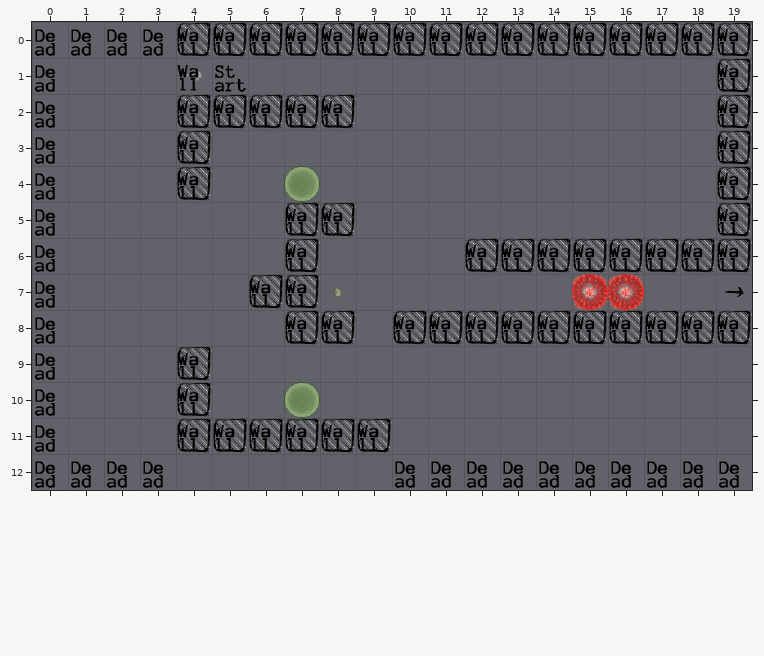
One commit to this Tiled map: level13.tmx. This is how it looked before the edit.
Cells are 48x48 px. Shown: x 0..19, y 0..12.
Now the later version:
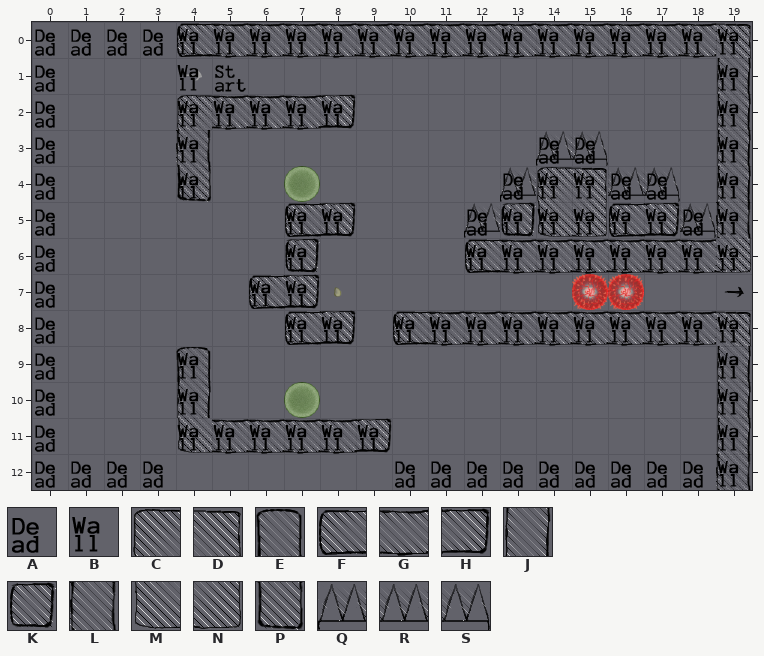
Key: from "objects": A 2, B 3; from "standard": C 0, D 3, E 4, F 5, G 6, H 7, J 12, K 15, L 20, M 24, N 27, P 28, Q 32, R 33, S 34.
_ is an empty cell.
From old to new:
Layer "Tiles":
y 0: x 4..19 KKKKKKKKKKKKKKKK -> FGGGGGGGGGGGGGGD
y 1: x 19 K -> J
y 2: x 4..8 KKKKK -> CGGGH; x 19 K -> J
y 3: x 4 K -> L; x 14..15 __ -> QS; x 19 K -> J
y 4: x 4 K -> P; x 13..17 _____ -> QCDRS; x 19 K -> J
y 5: x 7..8 KK -> FH; x 12..19 _______K -> QKMNFHSL
y 6: x 12..19 KKKKKKKK -> FGGGGGGN
y 7: x 6..7 KK -> FH
y 8: x 7..8 KK -> FH; x 10..19 KKKKKKKKKK -> FGGGGGGGGD
y 9: x 4 K -> E; x 19 _ -> J
y 10: x 4 K -> J; x 19 _ -> J
y 11: x 4..9 KKKKKK -> MGGGGH; x 19 _ -> J
y 12: x 19 A -> L
Layer "Objects":
y 3: x 14..15 __ -> AA
y 4: x 13..17 _____ -> ABBAA
y 5: x 12..18 _______ -> ABBBBBA
y 9..12: x 19 _ -> B
